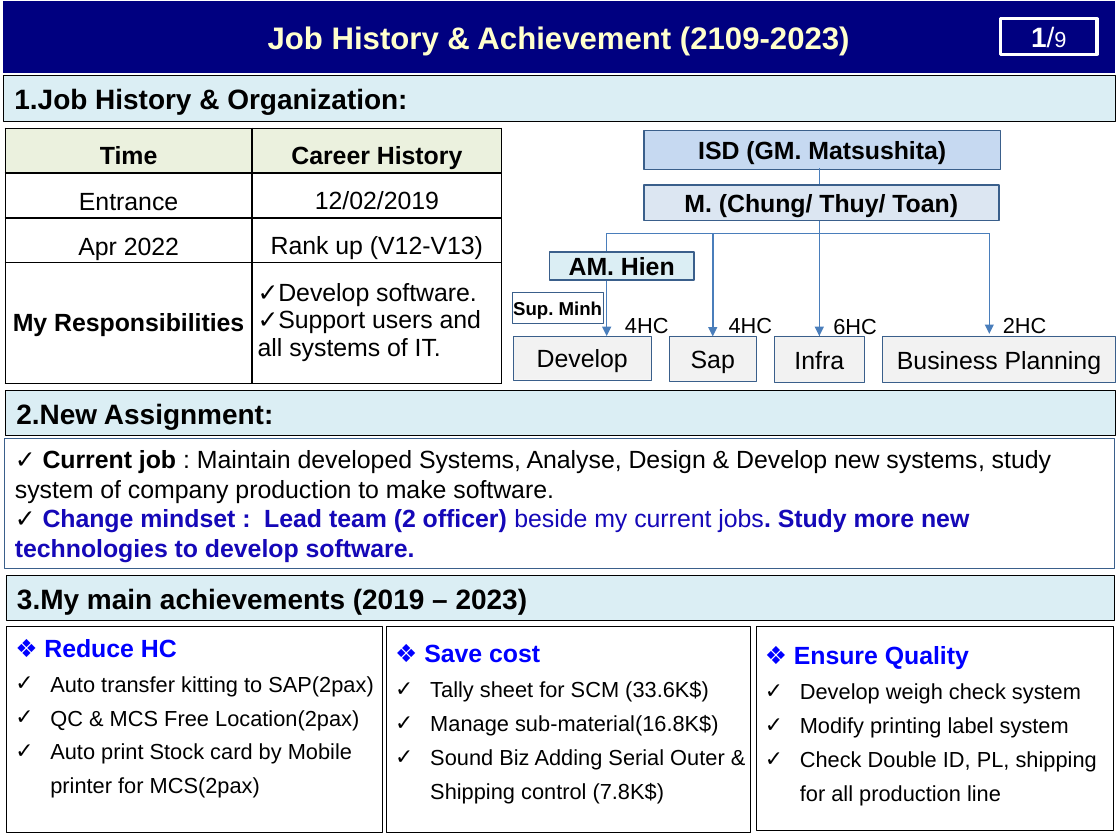
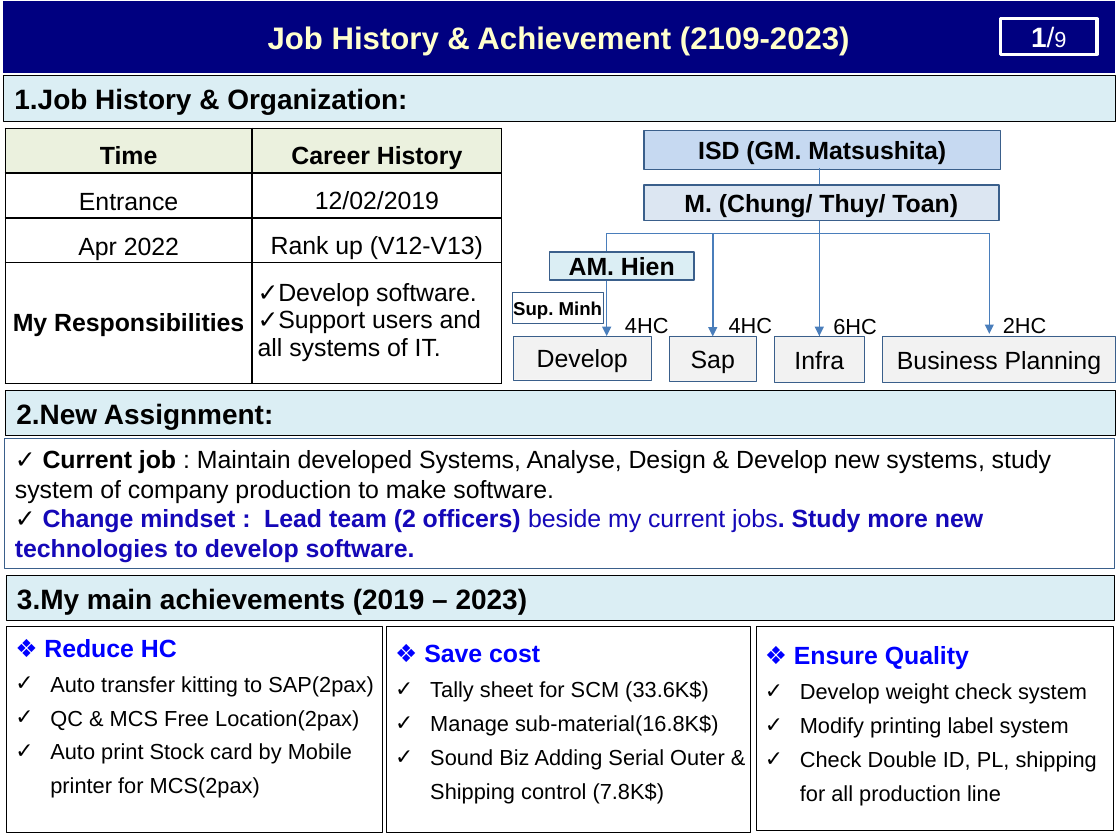
Before and after one commit to thietbicongnghevietnam/ReportPSNV, a slide deck: slide 2 of Report_Nguyen Nhu Minh.pptx. Drawn at 1120x840 pixels with LibreOffice and Linux fonts; fonts in the diff are those of the drawing. Boxes give left, top, right and bottom in pixels: in the first picture for what was removed or moved away, otherwise in the second. Text is boxed around its words. In the diff, an @@ line names an element or a change of style, - is before the commit and + after.

```diff
--- a/Report_Nguyen Nhu Minh.pptx
+++ b/Report_Nguyen Nhu Minh.pptx
@@ text in rectangle at box(15, 509, 983, 563): text changed @@
-✓ Change mindset : Lead team (2 officer) beside my current jobs. Study more new technologies to develop software.
+✓ Change mindset : Lead team (2 officers) beside my current jobs. Study more new technologies to develop software.
@@ text in rectangle at box(800, 683, 1087, 704): text changed @@
-✓ Develop weigh check system
+✓ Develop weight check system
```
Also in this commit, not shown: 5 other slides changed, 3 other files.
